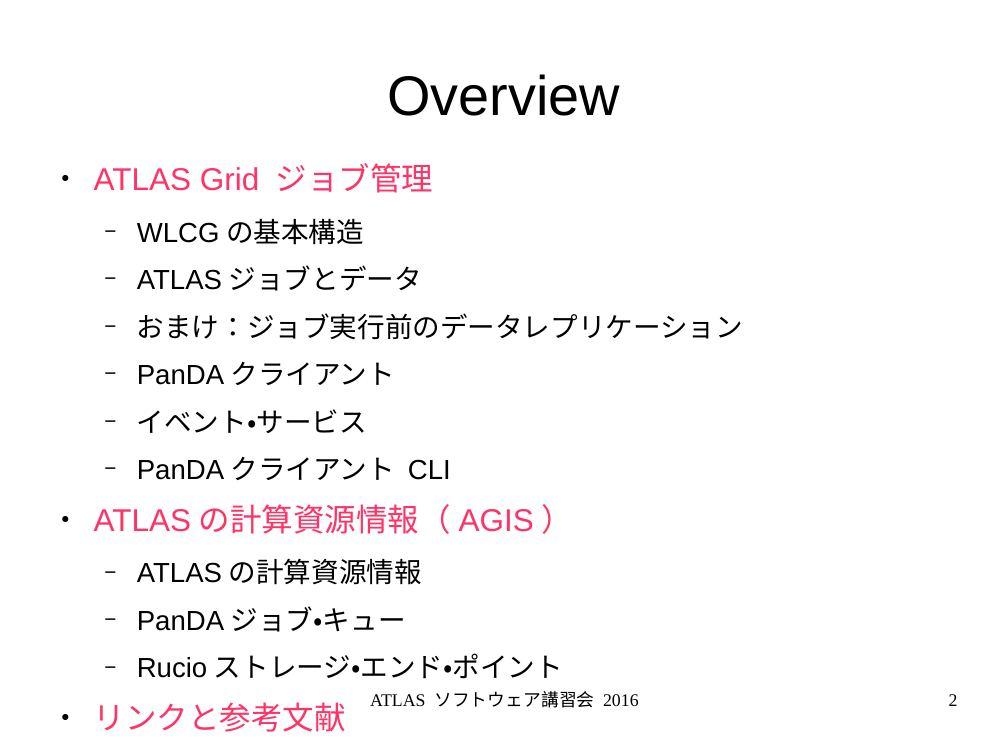
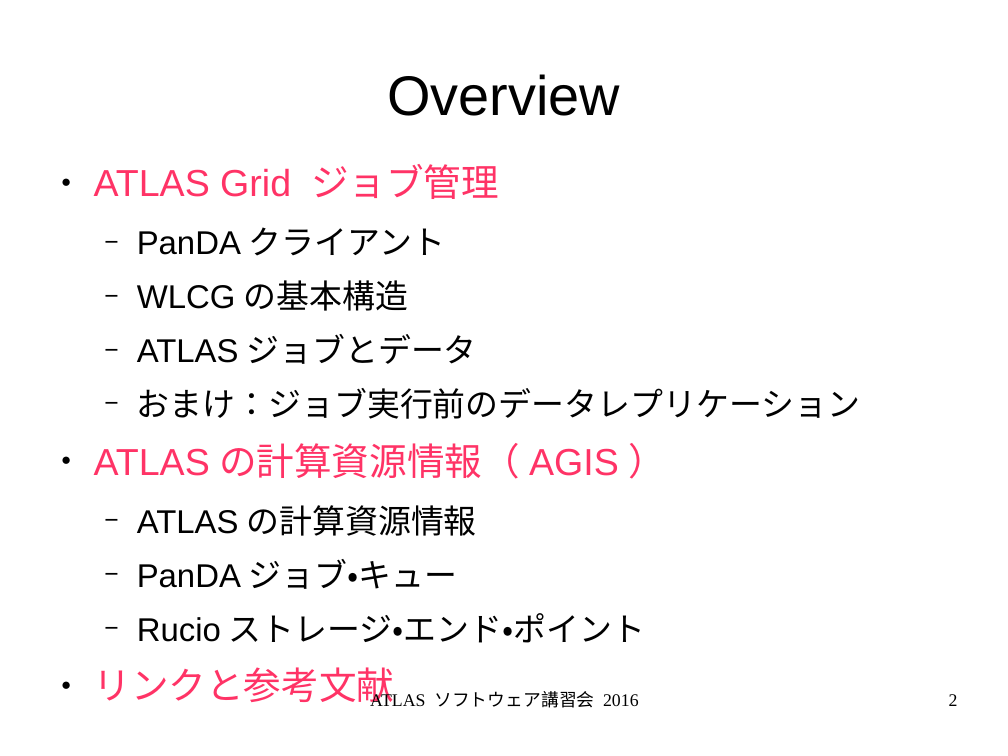
Before and after one commit to GenKawamura/2016-ATLAS-Japan-computing-tutorial, a slide deck: slide 2 of slides/odp/job_management.odp. Drawn at 1008x756 pixels with LibreOffice and Linux fonts; fonts in the diff are those of the drawing. Boxes give left, top, right and bottom in pixels: in the first picture for what was removed or moved away, otherwise in the second. Text is boxed around its words. In the diff, an @@ line names an element or a change of style, - is before the commit and + after.

```diff
--- a/slides/odp/job_management.odp
+++ b/slides/odp/job_management.odp
@@ text at (x1=94, y1=164, x2=860, y2=706): paragraph added @@
+  − PanDAクライアント
@@ text at (x1=94, y1=164, x2=860, y2=706): size 24.8 to 29.6 pt in "ATLAS Grid ジョブ管理", "ATLASの計算資源情報（AGIS）", "リンクと参考文献"; size 21.7 to 25.9 pt in "WLCGの基本構造", "ATLASジョブとデータ", "おまけ：ジョブ実行前のデータレプリケーション", "ATLASの計算資源情報" and 2 more places @@
@@ text at (x1=137, y1=409, x2=451, y2=480): paragraphs removed @@
-  − PanDAクライアント
-  − イベント・サービス
-  − PanDAクライアント CLI
```
Also in this commit, not shown: 4 other slides changed, 5 slides added, 2 slides removed, 6 other files.
